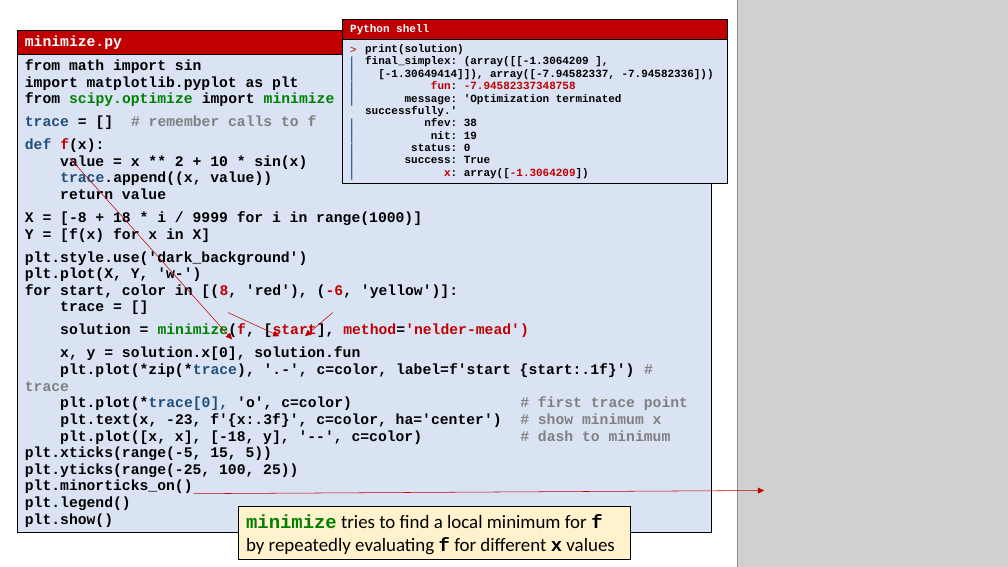
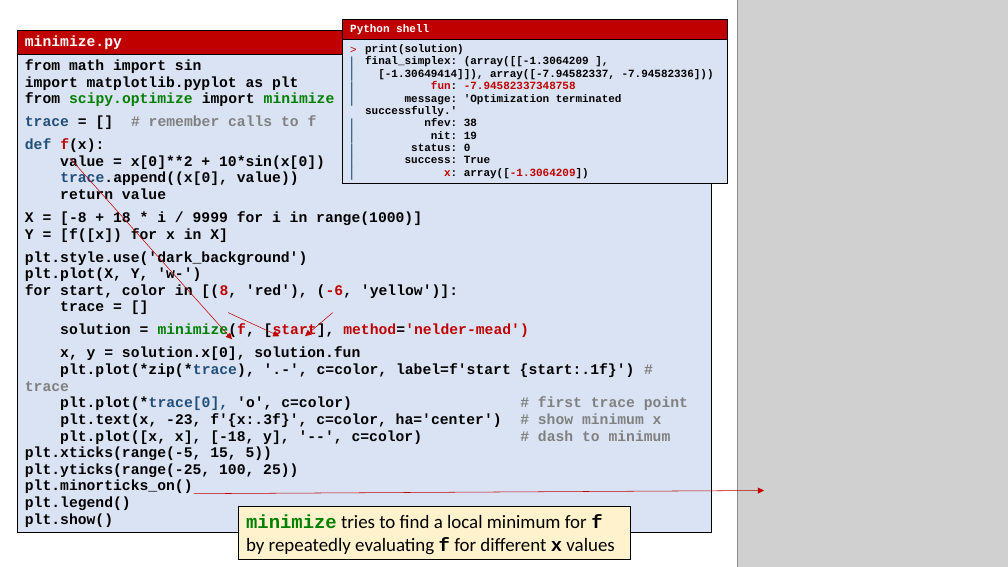
Before and after one commit to gsbrodal/gsbrodal.github.io, a slide deck: slide 38 of ipsa/slides/optimization.pptx. Drawn at 1008x567 pixels with LibreOffice and Linux fonts; fonts in the diff are those of the drawing; grey boxes stand for pictures. Boxes give left, top, right and bottom in pixels: in the first picture for what was removed or moved away, otherwise in the second. Text is boxed around its words. In the diff, an @@ line names an element or a change of style, - is before the commit and + after.

```diff
--- a/ipsa/slides/optimization.pptx
+++ b/ipsa/slides/optimization.pptx
@@ table at bbox=[17, 30, 712, 542] @@
-row 2, column 1: from math import sin / import matplotlib.pyplot as plt / from scipy.optimize import minimize / trace = [] # remember calls to f / def f(x): / value = x ** 2 + 10 * sin(x) / trace.append((x, value)) / return value / X = [-8 + 18 * i / 9999 for i in range(1000)] / Y = [f(x) for x in X] / plt.style.use('dark_background') / plt.plot(X, Y, 'w-') / for start, color in [(8, 'red'), (-6, 'yellow')]: / trace = [] / solution = minimize(f, [start], method='nelder-mead') / x, y = solution.x[0], solution.fun / plt.plot(*zip(*trace), '.-', c=color, label=f'start {start:.1f}') # trace / plt.plot(*trace[0], 'o', c=color) # first trace point / plt.text(x, -23, f'{x:.3f}', c=color, ha='center') # show minimum x / plt.plot([x, x], [-18, y], '--', c=color) # dash to minimum / plt.xticks(range(-5, 15, 5)) / plt.yticks(range(-25, 100, 25)) / plt.minorticks_on() / plt.legend() / plt.show()
+row 2, column 1: from math import sin / import matplotlib.pyplot as plt / from scipy.optimize import minimize / trace = [] # remember calls to f / def f(x): / value = x[0]**2 + 10*sin(x[0]) / trace.append((x[0], value)) / return value / X = [-8 + 18 * i / 9999 for i in range(1000)] / Y = [f([x]) for x in X] / plt.style.use('dark_background') / plt.plot(X, Y, 'w-') / for start, color in [(8, 'red'), (-6, 'yellow')]: / trace = [] / solution = minimize(f, [start], method='nelder-mead') / x, y = solution.x[0], solution.fun / plt.plot(*zip(*trace), '.-', c=color, label=f'start {start:.1f}') # trace / plt.plot(*trace[0], 'o', c=color) # first trace point / plt.text(x, -23, f'{x:.3f}', c=color, ha='center') # show minimum x / plt.plot([x, x], [-18, y], '--', c=color) # dash to minimum / plt.xticks(range(-5, 15, 5)) / plt.yticks(range(-25, 100, 25)) / plt.minorticks_on() / plt.legend() / plt.show()
```
Also in this commit, not shown: 2 other slides changed, 5 other files.
